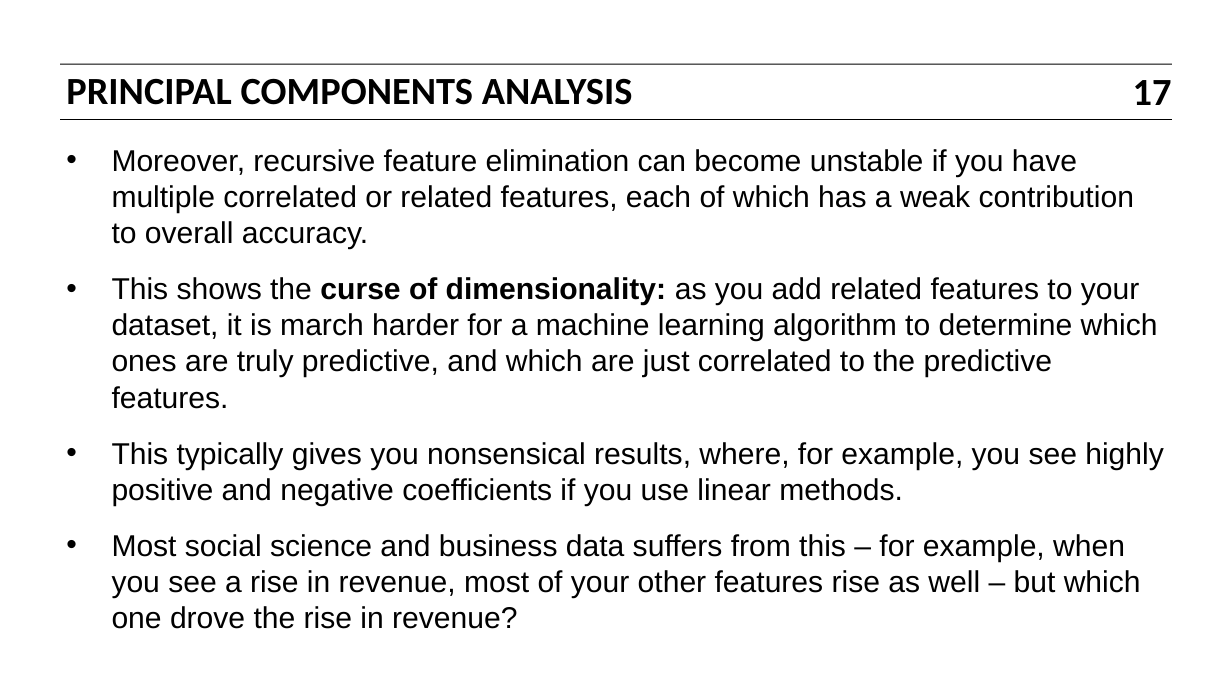
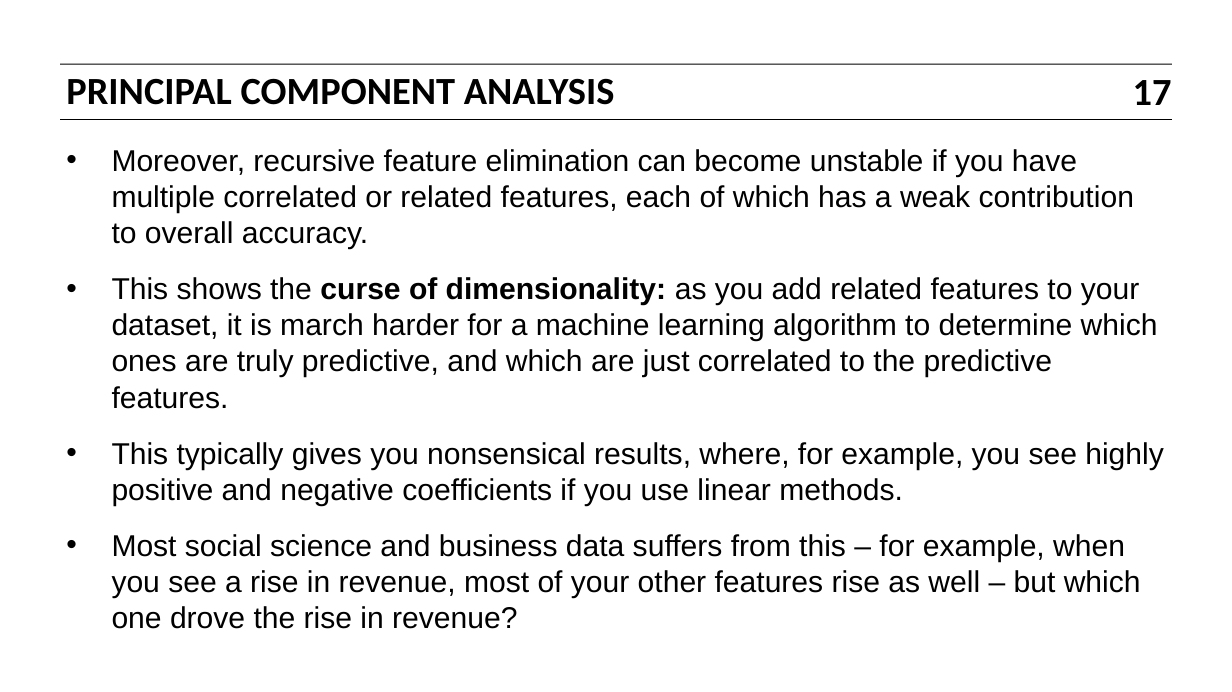
Before and after one commit to bbalin12/DAT5_BOS, a slide deck: slide 17 of slides/11_dimensionality_reduction_and_clustering.pptx. Drawn at 1232x692 pixels with LibreOffice and Linux fonts; fonts in the diff are those of the drawing. Boxes give left, top, right and bottom in pixels: in the first picture for what was removed or moved away, otherwise in the second. Text is boxed around its words. In the diff, an @@ line names an element or a change of style, - is before the commit and + after.

```diff
--- a/slides/11_dimensionality_reduction_and_clustering.pptx
+++ b/slides/11_dimensionality_reduction_and_clustering.pptx
@@ text at box(66, 78, 615, 105): text changed @@
-PRINCIPAL COMPONENTS ANALYSIS
+PRINCIPAL COMPONENT ANALYSIS
```
Also in this commit, not shown: 4 other slides changed, 3 other files.
